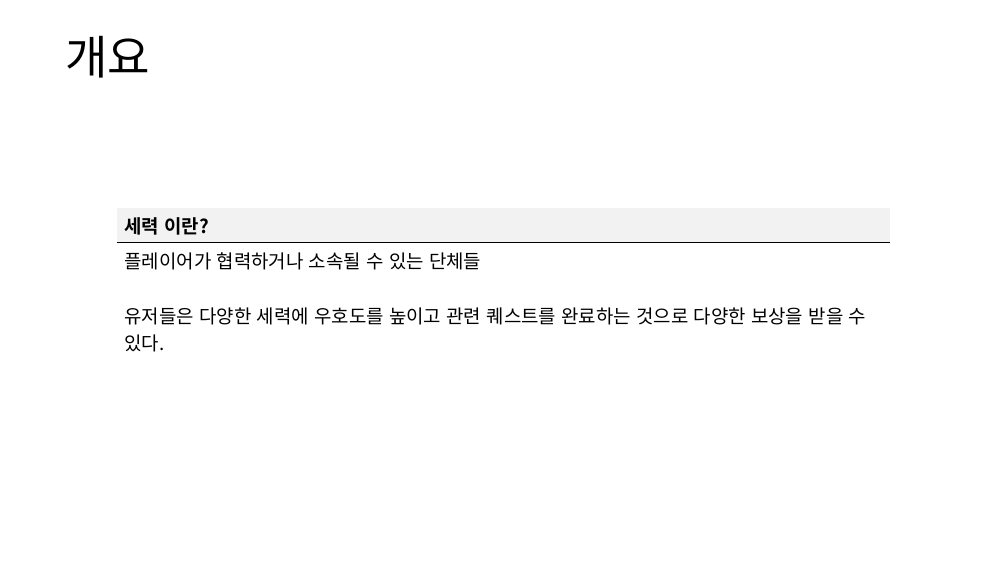
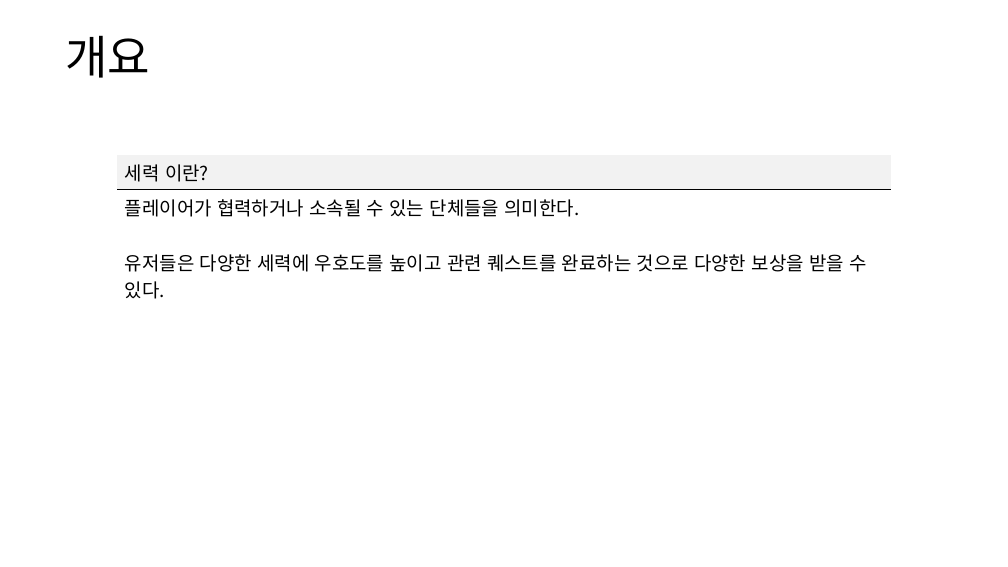
Before and after one commit to yjk0401/unityenginebasic_9th, a slide deck: slide 3 of 기획/방랑엽사전/세력 시스템 기획서.pptx. Drawn at 1008x567 pixels with LibreOffice and Linux fonts; fonts in the diff are those of the drawing. Boxes give left, top, right and bottom in pixels: in the first picture for what was removed or moved away, otherwise in the second. Text is boxed around its words. In the diff, an @@ line names an element or a change of style, - is before the commit and + after.

```diff
--- a/기획/방랑엽사전/세력 시스템 기획서.pptx
+++ b/기획/방랑엽사전/세력 시스템 기획서.pptx
@@ table at (117,155,891,303) @@
-row 2, column 1: 플레이어가 협력하거나 소속될 수 있는 단체들 / 유저들은 다양한 세력에 우호도를 높이고 관련 퀘스트를 완료하는 것으로 다양한 보상을 받을 수 있다.
+row 2, column 1: 플레이어가 협력하거나 소속될 수 있는 단체들을 의미한다. / 유저들은 다양한 세력에 우호도를 높이고 관련 퀘스트를 완료하는 것으로 다양한 보상을 받을 수 있다.
@@ bold off in "세력 이란?" @@
@@ table: place and size @@
-table at (117,208,891,356)
+table at (117,155,891,303)
```
Also in this commit, not shown: 1 other slide changed, 6 slides added, 2 other files.
